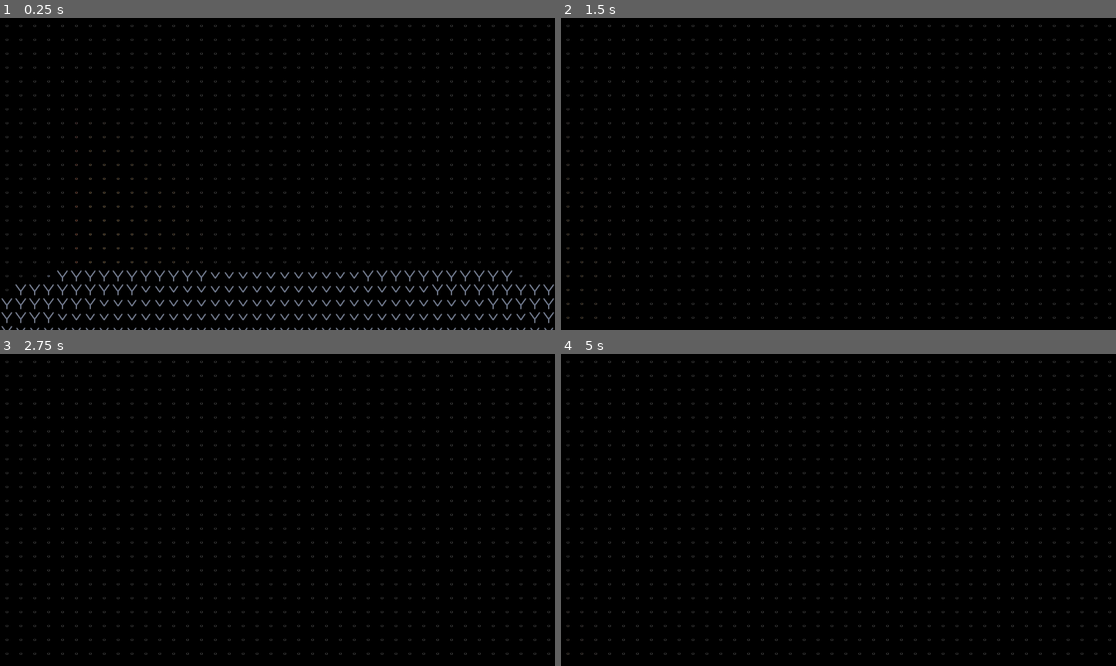
Above: before the commit, frames 1-4 (two rows, left to right).
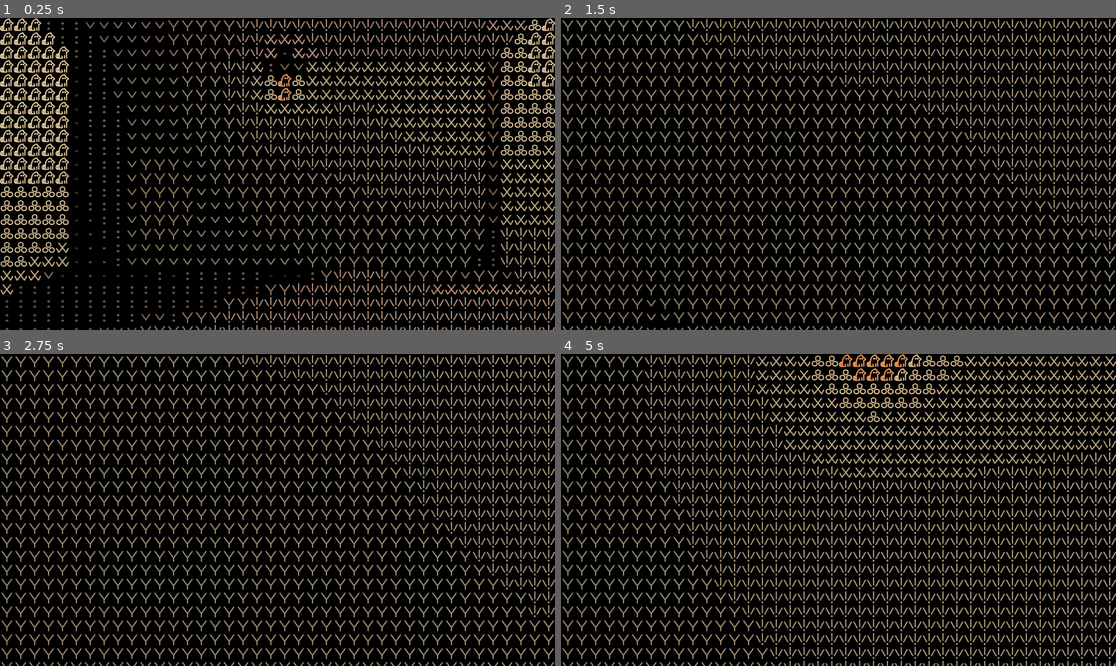
Above: after the commit, the same moments.

Repository: Tchetchouille/ijo-musi
Game: Godot game, scene res://Scenes/SystemsAndManagers/main.tscn
Two runs of this game, one before a commit and one after it. Both use one fixed random seed, a clock stepped at 60 frames per second and the inputs below.
Inputs (mouse positions are in pixels of both pictures, inside the frame that each line leads up to):
- Up to frame 1 (0.25 s): no input
- Up to frame 2 (1.5 s): tap Enter (ui_accept) at 0.5, 0.77 s; move the mouse to (866, 174) at 0.52 s; hold W (up) from 0.53 s (still down); move the mouse to (810, 174) at 1.27 s
- Up to frame 3 (2.75 s): keep holding W (up); tap Enter (ui_accept) at 1.52 s; move the mouse to (288, 503) at 2.02 s
- Up to frame 4 (5 s): keep holding W (up); move the mouse to (832, 516) at 2.77 s; tap Enter (ui_accept) at 3.02, 3.77, 4.52 s; move the mouse to (877, 513) at 3.52 s; move the mouse to (794, 506) at 4.27 s

The runs differ from the first frame. In frame 1, 23% of the frame differs, in the area x 0-100%, y 0-100%; in frame 2, 19%; in frame 3, 18%; in frame 4, 23%.

Commit message:
Added basic candles. Added light flicker for candles.

Diff:
--- a/Godot Project/Actual ijo musi Project/actual-ijo-musi-project/Resources/Environments/global_environment.tres
+++ b/Godot Project/Actual ijo musi Project/actual-ijo-musi-project/Resources/Environments/global_environment.tres
@@ -2,3 +2,7 @@
 
 [resource]
 background_mode = 1
+background_color = Color(1, 1, 1, 1)
+ambient_light_source = 1
+ambient_light_color = Color(1, 1, 1, 1)
+ambient_light_energy = 0.2
--- /dev/null
+++ b/Godot Project/Actual ijo musi Project/actual-ijo-musi-project/Resources/Materials/basic_clay_material.tres
@@ -0,0 +1,4 @@
+[gd_resource type="StandardMaterial3D" format=3 uid="uid://dmmm4nc4mtnah"]
+
+[resource]
+albedo_color = Color(0.736364, 0.52239, 0.353915, 1)
--- a/Godot Project/Actual ijo musi Project/actual-ijo-musi-project/Resources/Shaders/ascii_shader.tres
+++ b/Godot Project/Actual ijo musi Project/actual-ijo-musi-project/Resources/Shaders/ascii_shader.tres
@@ -392,7 +392,6 @@
 
 }
 "
-graph_offset = Vector2(-57.0853, 985.233)
 mode = 1
 flags/light_only = false
 nodes/fragment/0/position = Vector2(1400, 4600)
--- a/Godot Project/Actual ijo musi Project/actual-ijo-musi-project/Scenes/Levels/proto_level.tscn
+++ b/Godot Project/Actual ijo musi Project/actual-ijo-musi-project/Scenes/Levels/proto_level.tscn
@@ -8,6 +8,7 @@
 [ext_resource type="PackedScene" uid="uid://bg40va80q0ma4" path="res://Scenes/Objects/Furniture/basic_door.tscn" id="4_nee0r"]
 [ext_resource type="PackedScene" uid="uid://c88a03y3t1sox" path="res://Scenes/Objects/Furniture/basic_chair.tscn" id="5_k4a13"]
 [ext_resource type="PackedScene" uid="uid://bd0nqi20bb2m8" path="res://Scenes/Objects/Furniture/fireplace.tscn" id="5_mtak3"]
+[ext_resource type="PackedScene" uid="uid://dvukxgv0ubqk3" path="res://Scenes/Objects/Furniture/basic_candle.tscn" id="9_tx5j4"]
 
 [sub_resource type="BoxShape3D" id="BoxShape3D_q0ejg"]
 size = Vector3(0.3, 4, 0.3)
@@ -204,6 +205,12 @@
 [node name="Fireplace" parent="Objects" instance=ExtResource("5_mtak3")]
 transform = Transform3D(-4.37114e-08, 0, 1, 0, 1, 0, -1, 0, -4.37114e-08, -4, 0, 0)
 
+[node name="TestCandle1" parent="Objects" instance=ExtResource("9_tx5j4")]
+transform = Transform3D(-1, 1.50996e-07, 3.31896e-15, -1.39543e-07, -0.924153, 0.382022, 5.76838e-08, 0.382022, 0.924153, 0, 3.81995, -4.02999)
+
+[node name="TestCandel2" parent="Objects" instance=ExtResource("9_tx5j4")]
+transform = Transform3D(0.00626565, -0.382015, -0.924135, -1.39543e-07, -0.924153, 0.382022, -0.99998, -0.00239349, -0.00579047, 4.02871, 3.81995, -2.43755)
+
 [node name="LocalAmbiance" type="Node3D" parent="."]
 
 [node name="LocalAudio" type="Node3D" parent="LocalAmbiance"]
--- /dev/null
+++ b/Godot Project/Actual ijo musi Project/actual-ijo-musi-project/Scenes/Objects/Furniture/basic_candle.tscn
@@ -0,0 +1,35 @@
+[gd_scene load_steps=4 format=3 uid="uid://dvukxgv0ubqk3"]
+
+[ext_resource type="Material" uid="uid://dmmm4nc4mtnah" path="res://Resources/Materials/basic_clay_material.tres" id="1_uc3qp"]
+[ext_resource type="Script" path="res://Scenes/Objects/Furniture/candle_light.gd" id="1_y8rjl"]
+
+[sub_resource type="TubeTrailMesh" id="TubeTrailMesh_cxcnn"]
+material = ExtResource("1_uc3qp")
+
+[node name="BasicCandle" type="StaticBody3D"]
+transform = Transform3D(-1, 8.74228e-08, 3.31896e-15, -8.0792e-08, -0.924153, 0.382022, 3.33974e-08, 0.382022, 0.924153, 0, 0, 0)
+
+[node name="CandleLight" type="OmniLight3D" parent="."]
+transform = Transform3D(1, -2.66454e-15, 0, -5.32907e-15, 1, 0, 0, 0, 1, 3.84854e-09, 0.411834, -0.0180018)
+light_color = Color(0.929412, 0.690196, 0.47451, 1)
+shadow_enabled = true
+omni_range = 10.0
+omni_attenuation = 0.1
+script = ExtResource("1_y8rjl")
+
+[node name="Model" type="Node3D" parent="."]
+
+[node name="MeshInstance3D" type="MeshInstance3D" parent="Model"]
+transform = Transform3D(0.2, 0, 0, 0, 0.5, 0, 0, 0, 0.2, 0, 0, 0)
+mesh = SubResource("TubeTrailMesh_cxcnn")
+skeleton = NodePath("../..")
+
+[node name="MeshInstance3D2" type="MeshInstance3D" parent="Model"]
+transform = Transform3D(0.3, 0, 0, 0, 0.0943414, 0.0994853, 0, -0.0331618, 0.283024, 0, 0.245786, -0.0149577)
+mesh = SubResource("TubeTrailMesh_cxcnn")
+skeleton = NodePath("../MeshInstance3D")
+
+[node name="MeshInstance3D3" type="MeshInstance3D" parent="Model"]
+transform = Transform3D(0.4, 0, 0, 0, 0.0362845, -0.37274, 0, 0.093185, 0.145138, 0, 0.310226, -0.137335)
+mesh = SubResource("TubeTrailMesh_cxcnn")
+skeleton = NodePath("../MeshInstance3D")
--- /dev/null
+++ b/Godot Project/Actual ijo musi Project/actual-ijo-musi-project/Scenes/Objects/Furniture/candle_light.gd
@@ -0,0 +1,19 @@
+extends OmniLight3D
+
+var rng = RandomNumberGenerator.new()
+var fluct = 0
+
+# Currently set tovar for editor accessibility.
+# This is bad practice. Should be changed for end product
+@export var base_intensity : float = 1
+@export var flicker_intensity : float = 0.2
+
+func _ready():
+	pass
+
+# Called every frame. 'delta' is the elapsed time since the previous frame.
+func _process(delta: float) -> void:
+	fluct += rng.randf_range(-0.1, 0.1)
+	light_energy = base_intensity + flicker_intensity * cos(fluct)
+	print(get_instance_id())
+	print(fluct)
--- a/Godot Project/Actual ijo musi Project/actual-ijo-musi-project/Scenes/Objects/Furniture/fireplace.tscn
+++ b/Godot Project/Actual ijo musi Project/actual-ijo-musi-project/Scenes/Objects/Furniture/fireplace.tscn
@@ -72,3 +72,4 @@
 [node name="OmniLight3D" type="OmniLight3D" parent="Light"]
 transform = Transform3D(1, 0, 0, 0, 1, 0, 0, 0, 1, 0, 0.416442, -0.0502262)
 light_color = Color(0.861067, 0.553469, 0.262489, 1)
+shadow_enabled = true
--- a/Godot Project/Actual ijo musi Project/actual-ijo-musi-project/Scenes/SystemsAndManagers/global_ambiance.tscn
+++ b/Godot Project/Actual ijo musi Project/actual-ijo-musi-project/Scenes/SystemsAndManagers/global_ambiance.tscn
@@ -10,8 +10,24 @@
 [node name="GlobalAudio" type="Node3D" parent="."]
 
 [node name="GlobalLights" type="Node3D" parent="."]
+visible = false
 
-[node name="DirectionalLight3D" type="DirectionalLight3D" parent="GlobalLights"]
-transform = Transform3D(1, 0, 0, 0, -4.37114e-08, 1, 0, -1, -4.37114e-08, 0, 0, 0)
+[node name="GlobalLightNorth" type="DirectionalLight3D" parent="GlobalLights"]
+transform = Transform3D(1, 0, 0, 0, -0.34202, 0.939693, 0, -0.939693, -0.34202, 0, 0, 0)
 light_color = Color(0.602318, 0.718471, 0.853526, 1)
-light_energy = 2.0
+light_energy = 0.25
+
+[node name="GlobalLightSouth" type="DirectionalLight3D" parent="GlobalLights"]
+transform = Transform3D(1, 0, 0, 0, 0.34202, 0.939693, 0, -0.939693, 0.34202, 0, 0, 0)
+light_color = Color(0.602318, 0.718471, 0.853526, 1)
+light_energy = 0.25
+
+[node name="GlobalLightEast" type="DirectionalLight3D" parent="GlobalLights"]
+transform = Transform3D(0.939693, -2.63612e-09, 0.34202, -0.34202, -1.49502e-08, 0.939693, 2.63612e-09, -1, -1.49502e-08, 0, 0, 0)
+light_color = Color(0.602318, 0.718471, 0.853526, 1)
+light_energy = 0.25
+
+[node name="GlobalLightWest" type="DirectionalLight3D" parent="GlobalLights"]
+transform = Transform3D(0.939692, -2.63612e-09, -0.34202, 0.34202, 1.49502e-08, 0.939692, 2.63612e-09, -1, 1.49502e-08, 0, 0, 0)
+light_color = Color(0.602318, 0.718471, 0.853526, 1)
+light_energy = 0.25
--- a/Godot Project/Actual ijo musi Project/actual-ijo-musi-project/Scenes/SystemsAndManagers/main_shaders.tscn
+++ /dev/null
@@ -1,14 +0,0 @@
-[gd_scene format=3 uid="uid://bur0on46kkai"]
-
-[node name="MainShaders" type="Control"]
-layout_mode = 3
-anchors_preset = 15
-anchor_right = 1.0
-anchor_bottom = 1.0
-grow_horizontal = 2
-grow_vertical = 2
-
-[node name="ColorRect" type="ColorRect" parent="."]
-layout_mode = 0
-offset_right = 40.0
-offset_bottom = 40.0
Not shown: 1 places in Godot Project/Actual ijo musi Project/actual-ijo-musi-project/Scenes/Levels/proto_level.tscn that only renumber resources
Not shown, removed: Design Documents/General Design/GDD/Presentations Summer School/~$GDD_Presentation_SummerSchool.pptx
